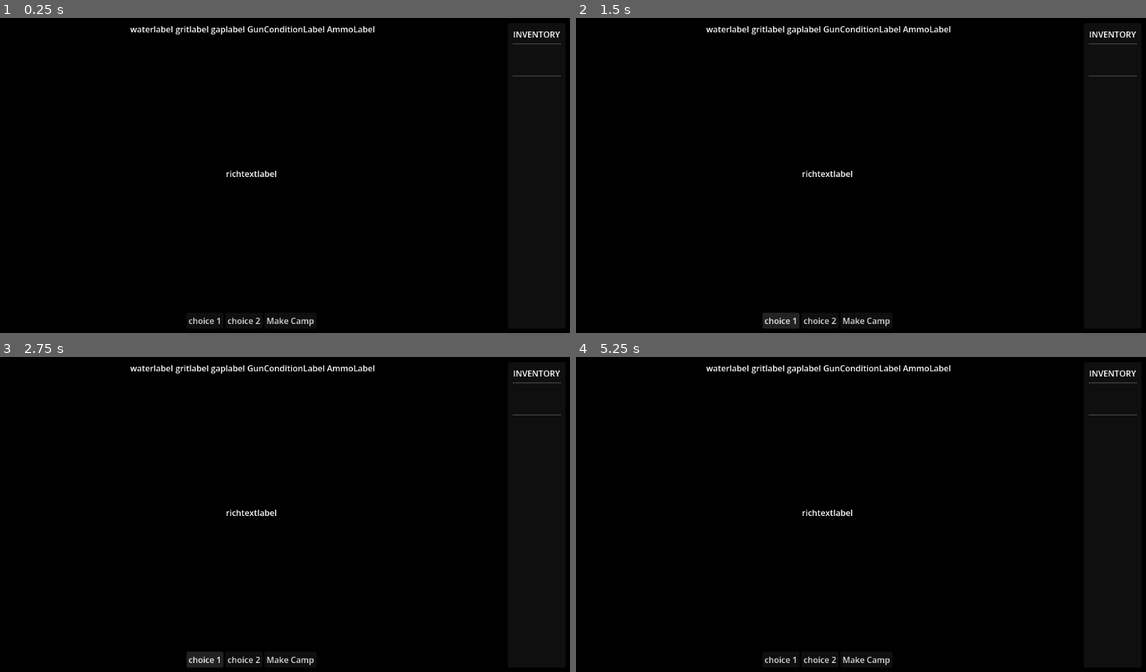
Above: before the commit, frames 1-4 (two rows, left to right).
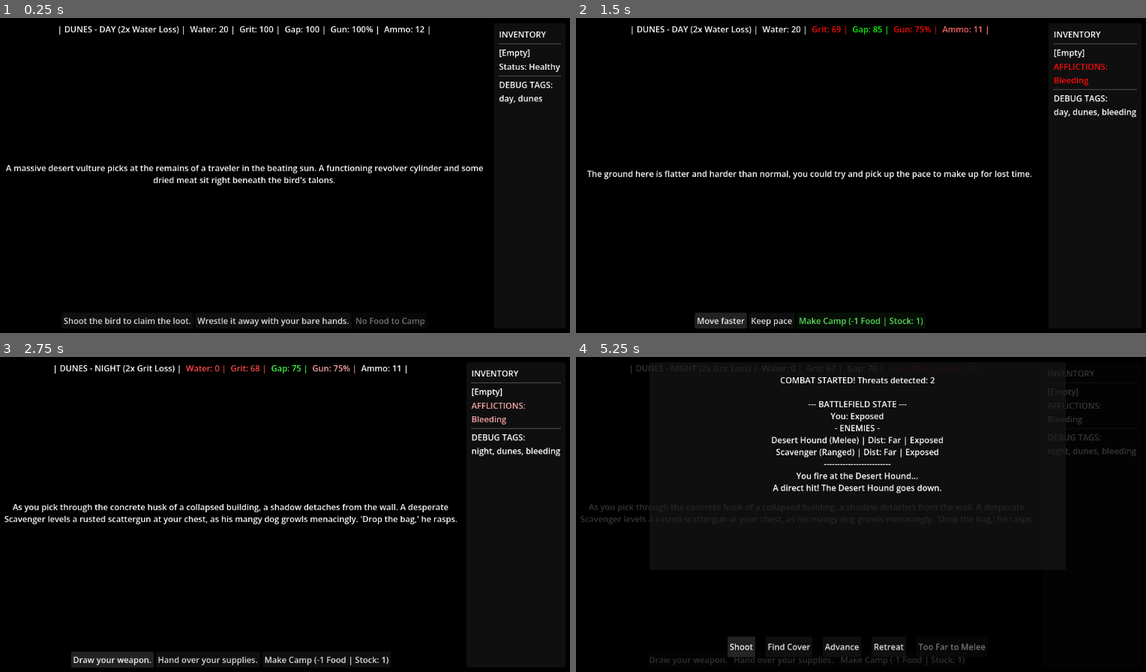
Above: after the commit, the same moments.

Repository: JoelSpicer/Across-The-Desert
Game: Godot game, scene res://Scene/MainGame.tscn
Same seed, same stepped clock (60 frames per second), same inputs: the game is played once before the commit and once after it.
Inputs (mouse positions are in pixels of both pictures, inside the frame that each line leads up to):
- Up to frame 1 (0.25 s): no input
- Up to frame 2 (1.5 s): click "choice 1" (after the commit: "Shoot the bird to claim the l…") at 0.5 s; click "choice 1" (after the commit: "Push through the storm.") at 1.25 s
- Up to frame 3 (2.75 s): click "choice 1" (after the commit: "Move faster") at 2 s
- Up to frame 4 (5.25 s): click "choice 1" (after the commit: "Draw your weapon.") at 2.75 s; click "choice 2" (after the commit: "Hand over your supplies.") at 3.5 s; click "Make Camp" (after the commit: "Make Camp (-1 Food | Stock: 1)") at 4.25 s; click (741, 646) at 5 s, where only the run after the commit has a clickable "Shoot"

The runs differ from the first frame. In frame 1, 3.5% of the frame differs, in the area x 1-99%, y 2-98%; in frame 2, 3.5%; in frame 3, 4.7%; in frame 4, 5.5%, in the area x 0-99%, y 2-98%.
Error before the commit: Invalid access to property or key 'left_settlement' on a base object of type 'null instance'. (res://Scripts/Maingame.gd:42)

Commit message:
remove all afflictions with rest/doctor

Diff:
--- a/Resource/Event/event_fortuneteller.tres
+++ b/Resource/Event/event_fortuneteller.tres
@@ -6,11 +6,9 @@
 script = ExtResource("1_fortune")
 event_weight = 7
 required_keywords = Array[String](["ruins"])
-forbidden_keywords = Array[String]([])
 event_text = "An eccentric drifter sits cross-legged on a rusted car hood. He offers to paint a blood-ward on your forehead to protect you from the desert's malice."
 choice_1_text = "Allow him to paint the ward."
 choice_2_text = "Refuse and walk away."
+choice_1_grit_cost = -4
 choice_1_gives_affliction = "Lucky"
-choice_1_grit_cost = -4
-choice_2_text = "Refuse and walk away."
 metadata/_custom_type_script = "uid://tebrdjqw5ke"
--- a/Resource/Event/event_sands.tres
+++ b/Resource/Event/event_sands.tres
@@ -4,14 +4,12 @@
 
 [resource]
 script = ExtResource("1_sands")
-event_weight = 10
 required_keywords = Array[String](["dunes"])
-forbidden_keywords = Array[String]([])
 event_text = "A violent gust of wind suddenly whips the dunes into a blinding wall of abrasive sand. Visibility drops to zero in a matter of seconds."
 choice_1_text = "Push blindly through the storm."
 choice_2_text = "Hunker down and cover your equipment."
+choice_1_gap_penalty = -10
 choice_1_gives_affliction = "Clumsy"
-choice_1_gap_penalty = -10
+choice_2_grit_cost = -2
 choice_2_gives_affliction = "Slow"
-choice_2_grit_cost = -2
 metadata/_custom_type_script = "uid://tebrdjqw5ke"
--- a/Resource/Event/event_spring.tres
+++ b/Resource/Event/event_spring.tres
@@ -6,13 +6,12 @@
 script = ExtResource("1_spring")
 event_weight = 8
 required_keywords = Array[String](["scrubland"])
-forbidden_keywords = Array[String]([])
 event_text = "You discover a pristine, hidden spring surrounded by vibrant desert blooms. The water is remarkably clear, a stark contrast to the unforgiving heat."
 choice_1_text = "Scrub your gear and rest."
 choice_2_text = "Quickly fill your canteen and run."
+choice_1_gap_penalty = 15
 choice_1_gives_affliction = "Recovering"
 choice_1_cures_affliction = "Dirty"
-choice_1_gap_penalty = 15
 choice_2_water_cost = 5
 choice_2_gives_affliction = "Haste"
 metadata/_custom_type_script = "uid://tebrdjqw5ke"
--- a/Scene/MainGame.tscn
+++ b/Scene/MainGame.tscn
@@ -2,27 +2,8 @@
 
 [ext_resource type="Script" uid="uid://bl2mj2viyx60t" path="res://Scripts/Maingame.gd" id="1_qop27"]
 [ext_resource type="Script" uid="uid://fsu7r8t5k7wf" path="res://Scripts/EventManager.gd" id="2_cp47j"]
-[ext_resource type="Script" uid="uid://tebrdjqw5ke" path="res://Scripts/NarrativeEvent.gd" id="3_noc35"]
-[ext_resource type="Resource" uid="uid://c0xt24qalu5pd" path="res://Resource/Event/event_flats.tres" id="4_tsug7"]
-[ext_resource type="Resource" uid="uid://bk7ve7l4gpg2l" path="res://Resource/Event/event_lockbox.tres" id="5_kwaul"]
-[ext_resource type="Resource" uid="uid://daiuf8mceswdq" path="res://Resource/Event/event_oasis.tres" id="6_cr6pf"]
-[ext_resource type="Resource" uid="uid://cd2el4u81xrgf" path="res://Resource/Event/event_bird.tres" id="7_tsug7"]
-[ext_resource type="Resource" uid="uid://c2d3e4f5g6h7" path="res://Resource/Event/event_bunker.tres" id="8_h2stg"]
-[ext_resource type="Resource" uid="uid://b1c2d3e4f5g6" path="res://Resource/Event/event_dogs.tres" id="9_67h40"]
-[ext_resource type="Resource" uid="uid://d3e4f5g6h7i8" path="res://Resource/Event/event_sandstorm.tres" id="10_6kscw"]
-[ext_resource type="Resource" uid="uid://f5g6h7i8kak0" path="res://Resource/Event/event_vulture.tres" id="11_gmmav"]
-[ext_resource type="Resource" uid="uid://e4f5g6h7i8ka" path="res://Resource/Event/event_wire.tres" id="12_kuqqk"]
-[ext_resource type="Resource" uid="uid://g6h7i8kak0l1" path="res://Resource/Event/event_map.tres" id="13_b1kjx"]
-[ext_resource type="Resource" uid="uid://bjhr7ocb582uh" path="res://Resource/Event/event_crossroads_canyon_flats.tres" id="14_klqy8"]
-[ext_resource type="Resource" uid="uid://drnculbb5cv8w" path="res://Resource/Event/event_crossroads_canyons_ruins.tres" id="15_3u5f0"]
-[ext_resource type="Resource" uid="uid://cv8ywpvc4deai" path="res://Resource/Event/event_crossroads_dunes_flats.tres" id="16_fdwl7"]
-[ext_resource type="Resource" uid="uid://oig0oqv3p5k0" path="res://Resource/Event/event_crossroads_ruins_scrubland.tres" id="17_tix3s"]
 [ext_resource type="PackedScene" uid="uid://cb20sqytd55vh" path="res://Scene/CombatPhase.tscn" id="18_3u5f0"]
-[ext_resource type="Resource" uid="uid://dxmv2y37ixoeb" path="res://Resource/Event/event_combat_scavenger.tres" id="18_fdwl7"]
-[ext_resource type="Resource" uid="uid://0jk1oipdelev" path="res://Resource/Event/event_settlement_scraptown.tres" id="19_e641i"]
 [ext_resource type="PackedScene" uid="uid://qwxj1tnvrd36" path="res://Scene/SettlementPhase.tscn" id="19_tix3s"]
-[ext_resource type="Resource" uid="uid://cw7c76eg4x4hr" path="res://Resource/Event/event_settlement_hermitsshack.tres" id="20_5mct5"]
-[ext_resource type="Resource" uid="uid://settle3oasis" path="res://Resource/Event/event_settlement_oasistraders.tres" id="21_klgyx"]
 
 [node name="MainGame" type="Control" unique_id=681661840]
 layout_mode = 3
@@ -159,7 +140,6 @@
 
 [node name="EventManager" type="Node" parent="." unique_id=1248262272]
 script = ExtResource("2_cp47j")
-event_pool = Array[ExtResource("3_noc35")]([ExtResource("4_tsug7"), ExtResource("5_kwaul"), ExtResource("6_cr6pf"), ExtResource("7_tsug7"), ExtResource("8_h2stg"), ExtResource("9_67h40"), ExtResource("10_6kscw"), ExtResource("11_gmmav"), ExtResource("12_kuqqk"), ExtResource("13_b1kjx"), ExtResource("14_klqy8"), ExtResource("15_3u5f0"), ExtResource("16_fdwl7"), ExtResource("17_tix3s"), ExtResource("18_fdwl7"), ExtResource("19_e641i"), ExtResource("20_5mct5"), ExtResource("21_klgyx")])
 
 [node name="SettlementPhase" parent="." unique_id=233874774 instance=ExtResource("19_tix3s")]
 unique_name_in_owner = true
--- a/Scripts/CampPhase.gd
+++ b/Scripts/CampPhase.gd
@@ -29,6 +29,8 @@
 		current_hours -= 4
 		hours_spent += 4
 		GameState.modify_grit(40) # Sleeping heals 40 Grit
+		# Wipe all positive and negative conditions when sleeping
+		GameState.clear_all_afflictions()
 		label_log.text = "You sleep fitfully. (+40 Grit)"
 		update_ui()
 	else:
--- a/Scripts/EventManager.gd
+++ b/Scripts/EventManager.gd
@@ -1,20 +1,65 @@
 extends Node
 
-@export var event_pool: Array[NarrativeEvent] = []
+var event_pool: Array[NarrativeEvent] = []
 var recent_events: Array[NarrativeEvent] = []
 # How many events to remember.
 # 2 means an event can't repeat until at least 2 other things happen.
 var max_history_size: int = 5
 var current_event: NarrativeEvent
 
+var event_directory_path: String = "res://Resource/Event/"
 # Reference to the main UI to pass the event data
 @onready var main_game_ui = get_parent()
 
 func _ready():
 	# Make sure you have added your .tres files to the event_pool array in the Inspector!
+	_load_all_events()
 	if event_pool.is_empty():
 		push_error("Event pool is empty! Add NarrativeEvent resources in the inspector.")
 		return
+
+# ------------------------------------------------------------------------
+# AUTOMATIC RESOURCE LOADING
+# Scans the target folder and loads every NarrativeEvent it finds
+# ------------------------------------------------------------------------
+func _load_all_events():
+	# Open the directory using Godot's file system access
+	var dir = DirAccess.open(event_directory_path)
+
+	if dir:
+		# Begin checking the files inside the folder
+		dir.list_dir_begin()
+		var file_name = dir.get_next()
+
+		# Loop through until we run out of files
+		while file_name != "":
+			# Ignore sub-folders and only look at files
+			if not dir.current_is_dir():
+
+				# EXPORT FIX: When you export a Godot game, .tres files are often
+				# renamed to .tres.remap. This cleans the string so it works in the final build!
+				file_name = file_name.replace(".remap", "")
+
+				# Ensure we are only grabbing our Resource files
+				if file_name.ends_with(".tres"):
+					# Construct the full path (e.g., "res://Resource/Event/event_bunker.tres")
+					var resource_path = event_directory_path + file_name
+
+					# Load the file and cast it as our custom NarrativeEvent class
+					var loaded_event = load(resource_path) as NarrativeEvent
+
+					# If the load was successful, add it to our active deck
+					if loaded_event != null:
+						event_pool.append(loaded_event)
+
+			# Move to the next file in the folder
+			file_name = dir.get_next()
+
+		# Close the directory safely
+		dir.list_dir_end()
+		print("DEBUG: Successfully loaded ", event_pool.size(), " events from the folder.")
+	else:
+		print("ERROR: Could not access the event directory at ", event_directory_path)
 
 func trigger_random_event():
 	var valid_events: Array[NarrativeEvent] = []
--- a/Scripts/GameState.gd
+++ b/Scripts/GameState.gd
@@ -180,6 +180,21 @@
 				else:
 					modify_ammo(1)   # Found a discarded shell
 
+# ------------------------------------------------------------------------
+# NEW: CLEAR ALL AFFLICTIONS
+# Wipes the slate clean, removing both positive and negative status effects
+# ------------------------------------------------------------------------
+func clear_all_afflictions():
+	# If the array is already empty, we don't need to do anything
+	if current_afflictions.is_empty():
+		return
+
+	# Empty the array completely
+	current_afflictions.clear()
+
+	# Emit a generic signal if you have one set up for UI updates,
+	# though your update_hud() will naturally catch this change on the next tick!
+	print("DEBUG: All afflictions cleared.")
 # --- TAG GENERATOR ---
 
 # --- NEW FUNCTION ---
--- a/Scripts/SettlementPhase.gd
+++ b/Scripts/SettlementPhase.gd
@@ -23,7 +23,7 @@
 var settlement_db = {
 	"Scrap Town": {
 		"desc": "A rare safe haven. Your ammo is as good as gold here.",
-		"water_price": 2, "food_price": 3, "doc_price": 5,
+		"water_price": 2, "food_price": 3, "doc_price": 3,
 		"has_water": true, "has_food": true, "has_doc": true,
 		"special_item": "", "special_price": 0
 	},
@@ -35,7 +35,7 @@
 	},
 	"Hermit's Shack": {
 		"desc": "A crazy old doctor lives here in solitude. He has no food or water to spare.",
-		"water_price": 0, "food_price": 0, "doc_price": 3, # Doctor is cheaper here!
+		"water_price": 0, "food_price": 0, "doc_price": 1, # Doctor is cheaper here!
 		"has_water": false, "has_food": false, "has_doc": true,
 		"special_item": "Map", "special_price": 4 # Sells a unique item
 	}
@@ -124,17 +124,26 @@
 	else:
 		label_feedback.text = "You don't have enough Ammo to trade for food."
 
+# ------------------------------------------------------------------------
+# DOCTOR LOGIC (Updated to clear all conditions)
+# ------------------------------------------------------------------------
 func _on_btn_doctor_pressed():
+	# If the player has absolutely no statuses, the doctor refuses service
 	if GameState.current_afflictions.is_empty():
 		label_feedback.text = "The doctor looks you over. 'You're fine, save your bullets.'"
 		return
 
 	var price = current_data["doc_price"]
+
+	# Check if the player can afford the treatment
 	if GameState.ammo >= price:
 		GameState.modify_ammo(-price)
-		var cured = GameState.current_afflictions[0]
-		GameState.remove_affliction(cured)
-		label_feedback.text = "Traded " + str(price) + " Ammo. The doctor patched your " + cured + "."
+
+		# Wipe every single buff and debuff from the player
+		GameState.clear_all_afflictions()
+
+		# Provide narrative feedback that the slate has been wiped clean
+		label_feedback.text = "Traded " + str(price) + " Ammo. The doctor patched you up and purged your system. You feel completely reset."
 	else:
 		label_feedback.text = "You need " + str(price) + " Ammo for medical attention."
 
Not shown: 1 places in Resource/Event/event_fortuneteller.tres that only renumber resources
